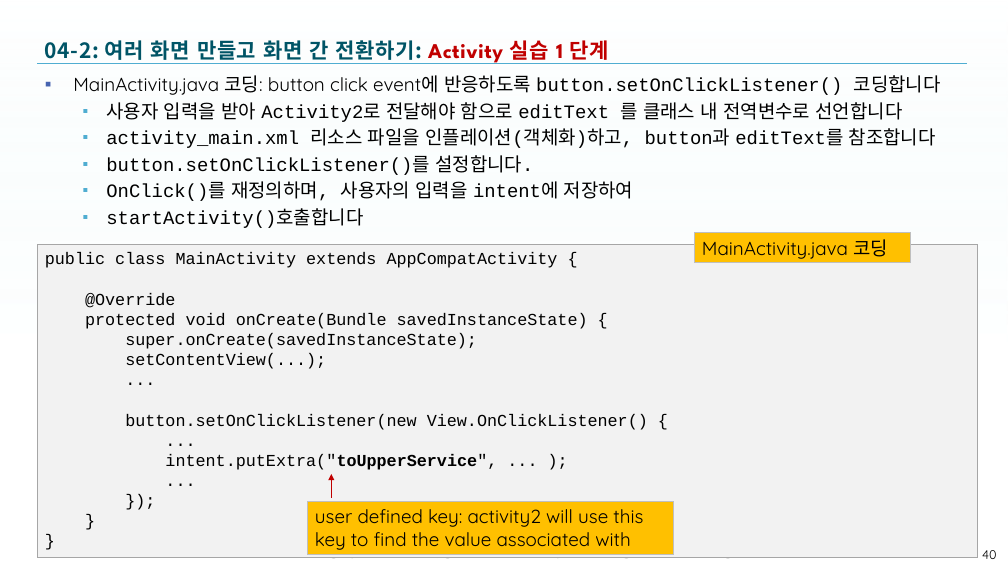
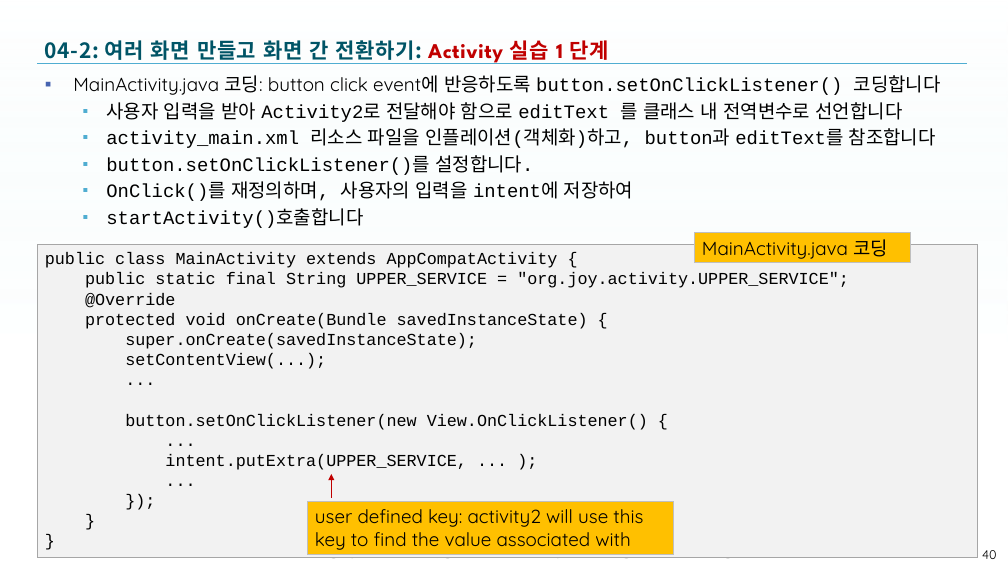
Before and after one commit to tae7841/HuStarAS, a slide deck: slide 40 of ppts/04Activity.pptx. Drawn at 1008x567 pixels with LibreOffice and Linux fonts; fonts in the diff are those of the drawing; background and template pictures are left out. Boxes give left, top, right and bottom in pixels: in the first picture for what was removed or moved away, otherwise in the second. Text is boxed around its words. In the diff, an @@ line names an element or a change of style, - is before the commit and + after.

```diff
--- a/ppts/04Activity.pptx
+++ b/ppts/04Activity.pptx
@@ text in rectangle at <box>85,272,849,288</box>: paragraph added @@
+public static final String UPPER_SERVICE = "org.joy.activity.UPPER_SERVICE";
@@ text in rectangle at <box>165,454,467,470</box>: text changed @@
-intent.putExtra("toUpperService", ... );
+intent.putExtra(UPPER_SERVICE, ... );
```
Also in this commit, not shown: 5 other slides changed.
